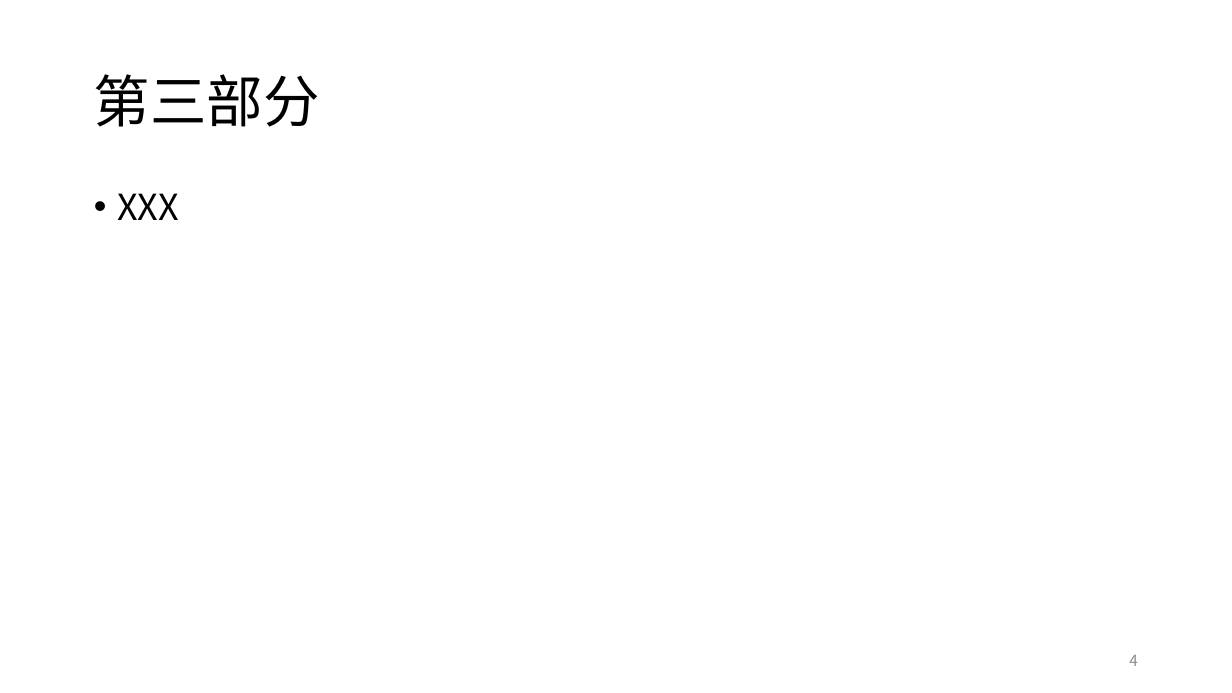
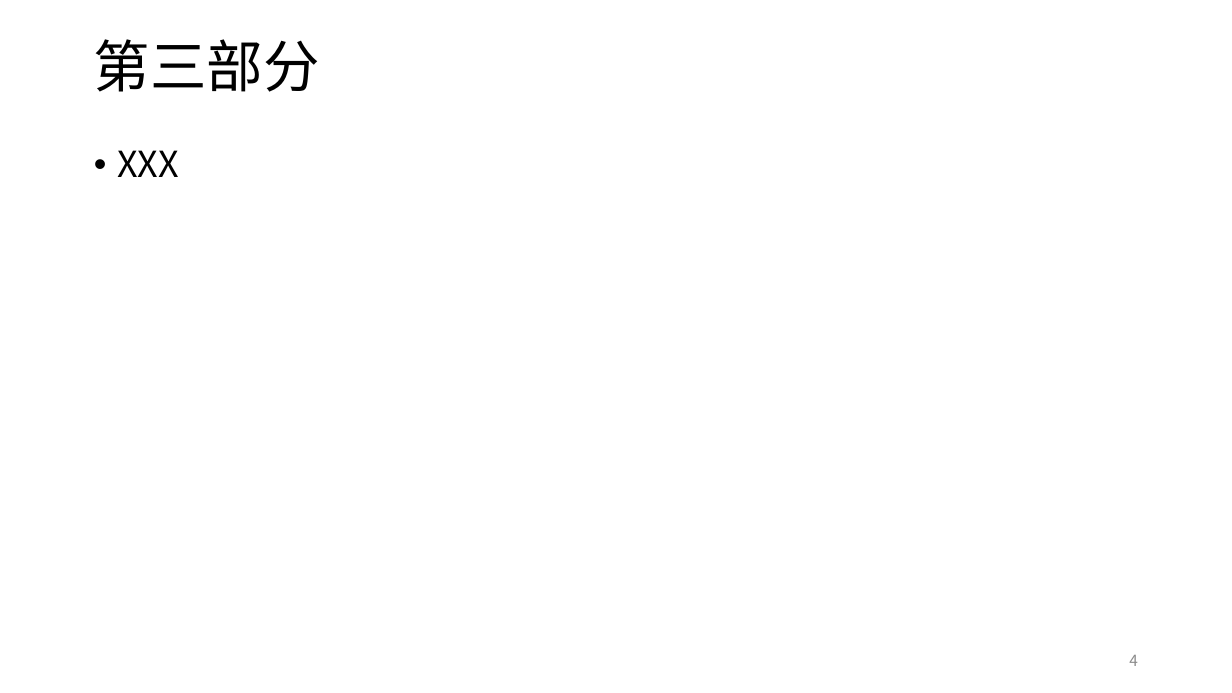
Before and after one commit to hust-open-atom-club/docs, a slide deck: slide 4 of PPT模板/华科开放原子开源俱乐部模板.pptx. Drawn at 1232x693 pixels with LibreOffice and Linux fonts; fonts in the diff are those of the drawing; background and template pictures are left out. Boxes give left, top, right and bottom in pixels: in the first picture for what was removed or moved away, otherwise in the second. Text is boxed around its words. In the diff, an @@ line names an element or a change of style, - is before the commit and + after.

```diff
--- a/PPT模板/华科开放原子开源俱乐部模板.pptx
+++ b/PPT模板/华科开放原子开源俱乐部模板.pptx
@@ title "第三部分": place and size @@
-title "第三部分" at <box>94,74,320,127</box>
+title "第三部分" at <box>94,39,320,92</box>
@@ text "XXX": place and size @@
-text "XXX" at <box>117,193,179,220</box>
+text "XXX" at <box>117,150,179,177</box>
```
Also in this commit, not shown: 3 other slides changed.
